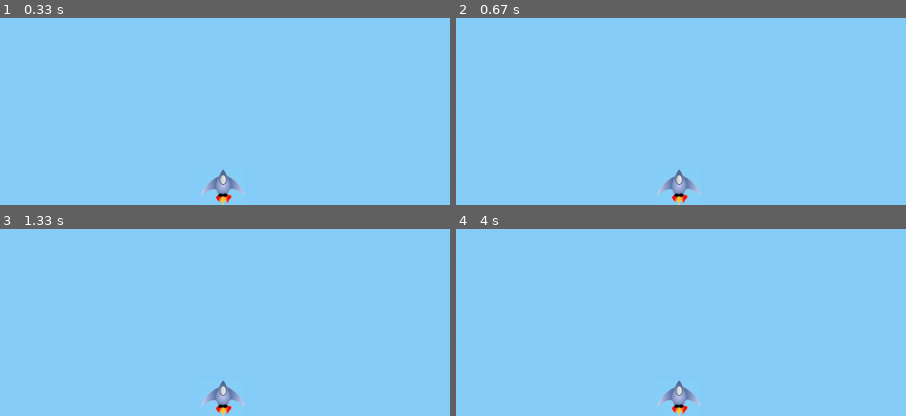
Above: before the commit, frames 1-4 (two rows, left to right).
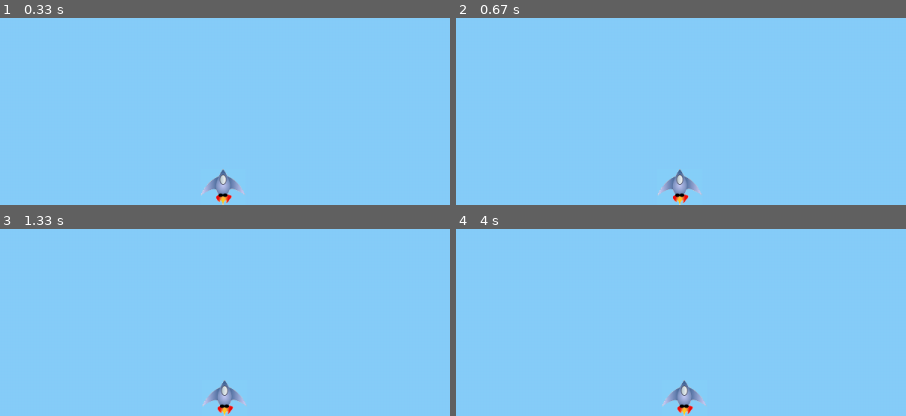
Above: after the commit, the same moments.

Repository: brightest-ko/Pygame-ailenProject
Game: pygame game, started from alien_invasion.py
The game is run twice, just before and just after one commit, with the same random seed, the same clock (stepped at 60 frames per second) and the same inputs.
Inputs:
- Up to frame 1 (0.33 s): no input
- Up to frame 2 (0.67 s): hold Right from 0.33 s (still down)
- Up to frame 3 (1.33 s): release Right at 0.8 s; hold Right 0.83-1.3 s
- Up to frame 4 (4 s): hold Right 1.33-1.97 s; hold Right 2-2.47 s; hold Right 2.5-2.97 s; hold Right 3-3.63 s; hold Right from 3.67 s (still down)
The pictures show only the part of the screen within x 25-75%, y 50-100%; the shares and areas given below are measured in that part.

Frame 1 is identical in both runs. In frame 2, 0.2% of the frame differs, in the area x 44-55%, y 80-100%; in frame 3, 0.4%; in frame 4, 0.9%, in the area x 44-56%, y 80-100%.

Commit message:
Chapter12. 우주선 조정하기

Diff:
--- a/alien_invasion.py
+++ b/alien_invasion.py
@@ -15,7 +15,7 @@
     ship = Ship(screen)
     # Start the main loop for the game
     while True:
-        gf.check_event()
+        gf.check_event(ship)
         gf.update_screen(ai_settings, screen, ship)
 
 run_game()
--- a/game_functions.py
+++ b/game_functions.py
@@ -1,10 +1,17 @@
 import sys
 import pygame
-def check_event():
+
+def check_event(ship):
     #키보드와 마우스 이벤트에 응답합니다.
     for event in pygame.event.get():
         if event.type == pygame.QUIT:
             sys.exit()
+
+        elif event.type == pygame.KEYDOWN:
+            if event.key == pygame.K_RIGHT:
+                #우주선을 오른쪽으로 움직입니다.
+                ship.rect.centerx += 1
+
 def update_screen( ai_settings , screen , ship ):
     #화면에 있는 이미지를 업데이트하고 새 화면에 그립니다.
     #루프를 실행할 때마다 화면을 다시 그립니다.
